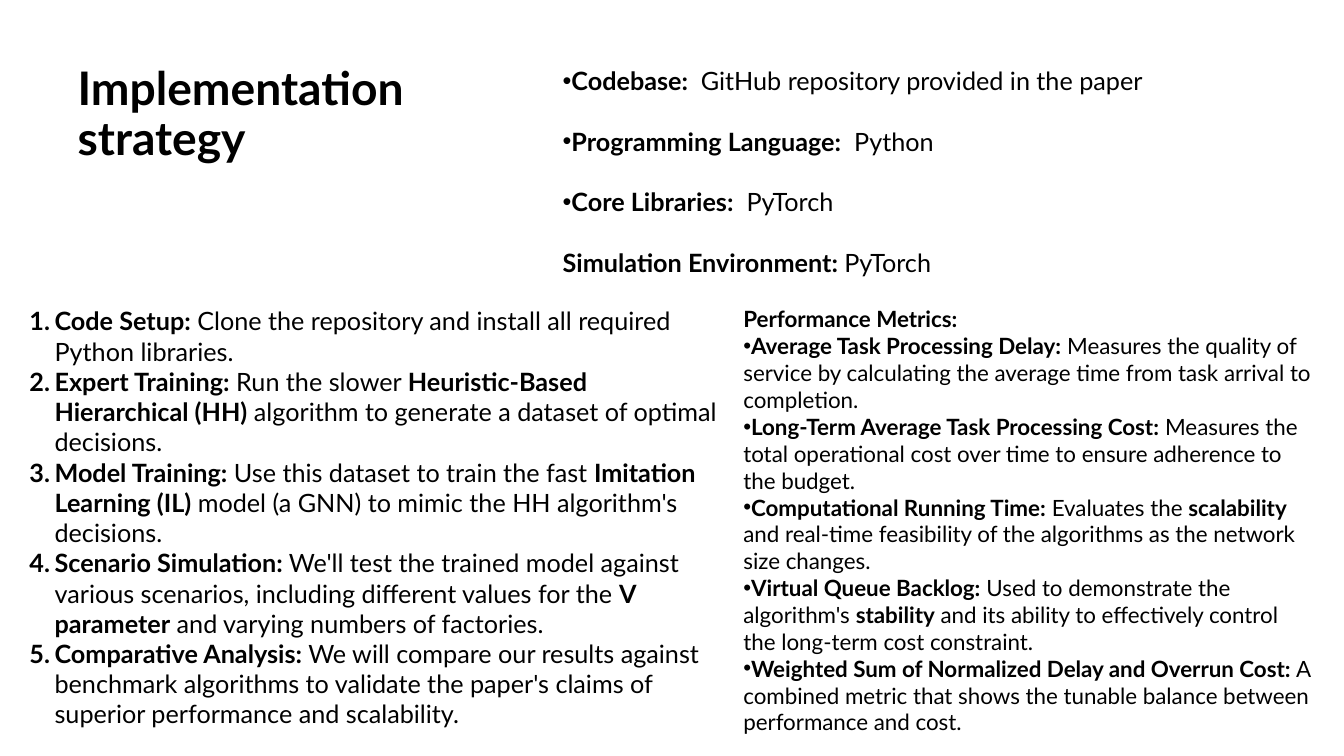
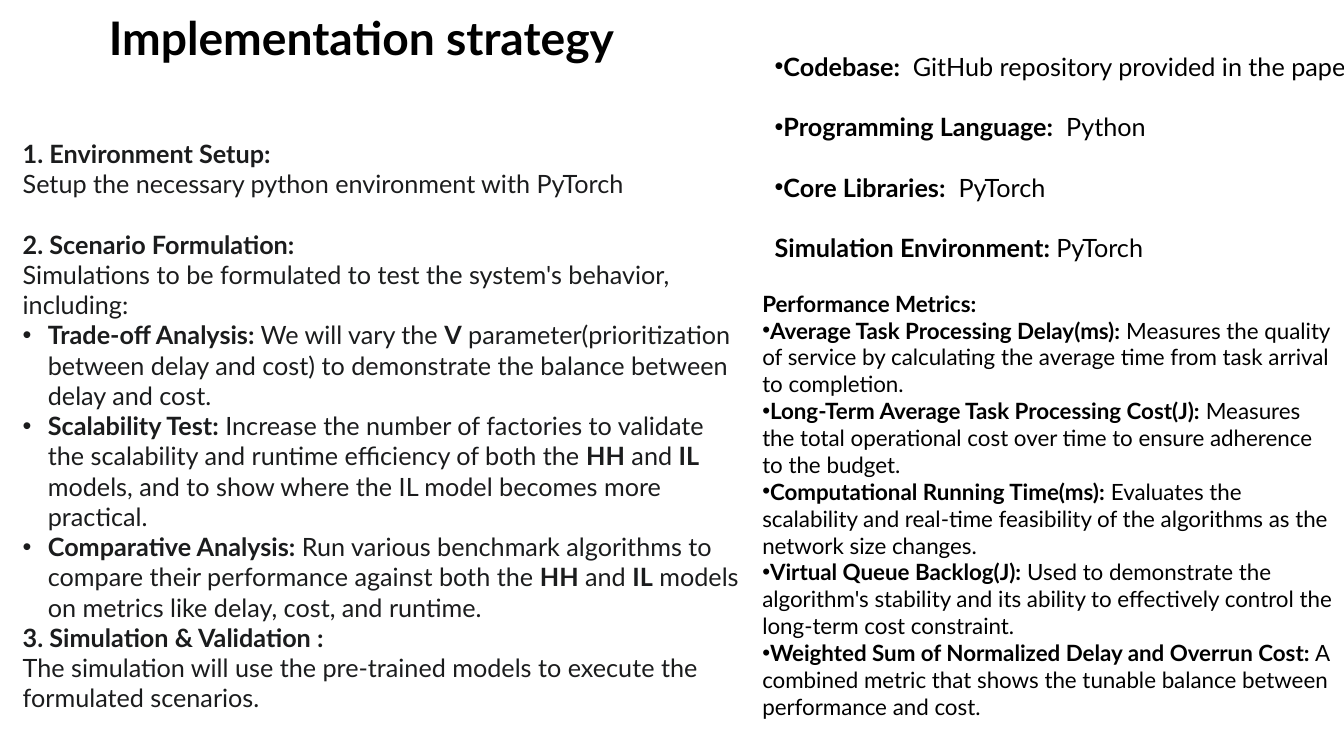
Before and after one commit to 23CSE362-edge-computing-2025-26-odd/capstone-project-02-thingdifferent, a slide deck: slide 11 of Document/Thing Differnet-02 Edge Computing Review 1.pptx (slide 13 before the commit). Drawn at 1344x756 pixels with LibreOffice and Linux fonts; fonts in the diff are those of the drawing. Boxes give left, top, right and bottom in pixels: in the first picture for what was removed or moved away, otherwise in the second. Text is boxed around its words. In the diff, an @@ line names an element or a change of style, - is before the commit and + after.

```diff
--- a/Document/Thing Differnet-02 Edge Computing Review 1.pptx
+++ b/Document/Thing Differnet-02 Edge Computing Review 1.pptx
@@ title "Implementation strategy": place and size @@
-title "Implementation strategy" at [78, 70, 404, 164]
+title "Implementation strategy" at [109, 20, 614, 64]
@@ title "Implementation strategy" at [109, 20, 614, 64]: alignment left to centre @@
@@ text "Codebase: GitHub repository provided in ..." rewrapped from [563, 71, 1142, 276] to [775, 57, 1284, 262] @@
@@ text added at [23, 144, 738, 708], 18 pt, text #1B1C1D @@
+1. Environment Setup:
+Setup the necessary python environment with PyTorch
+2. Scenario Formulation:
+Simulations to be formulated to test the system's behavior, including:
+• Trade-off Analysis: We will vary the V parameter(prioritization between delay and cost) to demonstrate the balance between delay and cost.
+• Scalability Test: Increase the number of factories to validate the scalability and runtime efficiency of both the HH and IL models, and to show where the IL model becomes more practical.
+• Comparative Analysis: Run various benchmark algorithms to compare their performance against both the HH and IL models on metrics like delay, cost, and runtime.
+3. Simulation & Validation :
+The simulation will use the pre-trained models to execute the formulated scenarios.
@@ text "Performance Metrics:": place and size @@
-text "Performance Metrics:" at [743, 310, 1311, 734]
+text "Performance Metrics:" at [762, 295, 1332, 719]
@@ text removed at [55, 311, 717, 728] @@
-1. Code Setup: Clone the repository and install all required Python libraries.
-2. Expert Training: Run the slower Heuristic-Based Hierarchical (HH) algorithm to generate a dataset of optimal decisions.
-3. Model Training: Use this dataset to train the fast Imitation Learning (IL) model (a GNN) to mimic the HH algorithm's decisions.
-4. Scenario Simulation: We'll test the trained model against various scenarios, including different values for the V parameter and varying numbers of factories.
-5. Comparative Analysis: We will compare our results against benchmark algorithms to validate the paper's claims of superior performance and scalability.
@@ text at [762, 321, 1332, 638]: text changed @@
-• Average Task Processing Delay: Measures the quality of service by calculating the average time from task arrival to completion.
-• Long-Term Average Task Processing Cost: Measures the total operational cost over time to ensure adherence to the budget.
-• Computational Running Time: Evaluates the scalability and real-time feasibility of the algorithms as the network size changes.
-• Virtual Queue Backlog: Used to demonstrate the algorithm's stability and its ability to effectively control the long-term cost constraint.
+• Average Task Processing Delay(ms): Measures the quality of service by calculating the average time from task arrival to completion.
+• Long-Term Average Task Processing Cost(J): Measures the total operational cost over time to ensure adherence to the budget.
+• Computational Running Time(ms): Evaluates the scalability and real-time feasibility of the algorithms as the network size changes.
+• Virtual Queue Backlog(J): Used to demonstrate the algorithm's stability and its ability to effectively control the long-term cost constraint.
```
Also in this commit, not shown: 9 other slides changed, 2 slides added, 4 slides removed.
